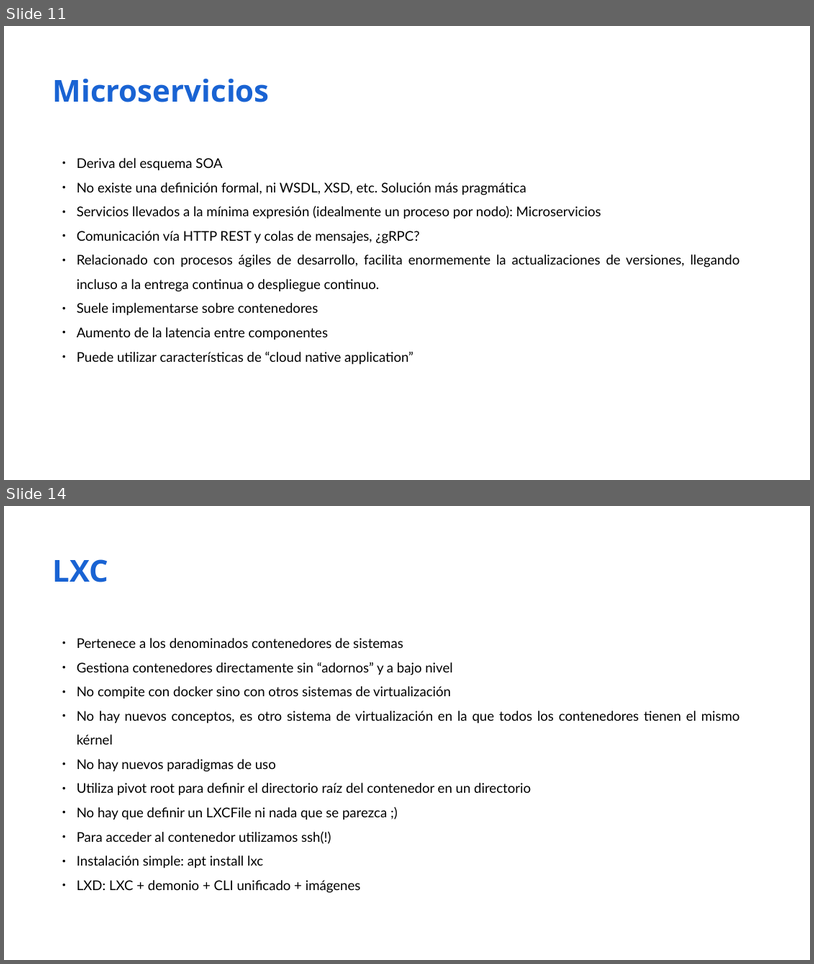
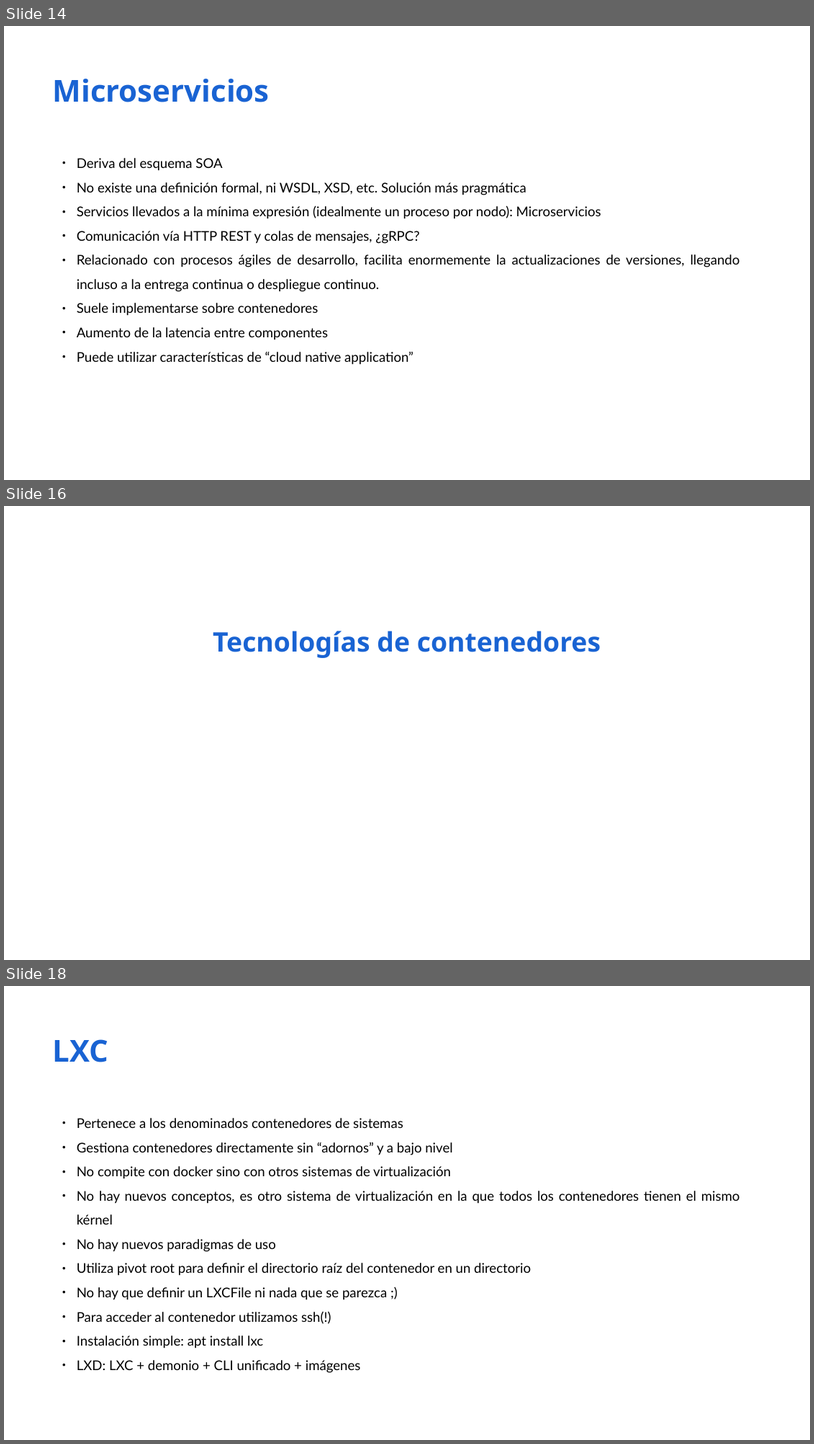
Before and after one commit to iesgn/curso_kubernetes_2020, a slide deck: unidad1/01-despliegue_aplic_contenedores.odp. Shown one above the other, each under a label of ours: slides 11 and 14 before the commit, slides 14, 16 and 18 after it; the slides between them are not shown. The pictures are 814x964 and 814x1444 pixels, drawn with LibreOffice and Linux fonts; fonts in the diff are those of the drawing. Boxes give left, top, right and bottom in pixels: in the first picture for what was removed or moved away, otherwise in the second. Text is boxed around its words. In the diff, an @@ line names an element or a change of style, - is before the commit and + after.

```diff
--- a/unidad1/01-despliegue_aplic_contenedores.odp
+++ b/unidad1/01-despliegue_aplic_contenedores.odp
@@ slide 16 added at <box>4,506,810,960</box>, background #FFFFFF @@
@@ text added at <box>213,631,601,658</box>, 32 pt, text #1963D3, bold @@
+Tecnologías de contenedores
@@ what was slide 11 is now slide 14 @@
@@ what was slide 14 is now slide 18 @@
```
Also in this commit, not shown: 11 slides changed, 20 other slides added, 1 slide removed, 1 other file.
